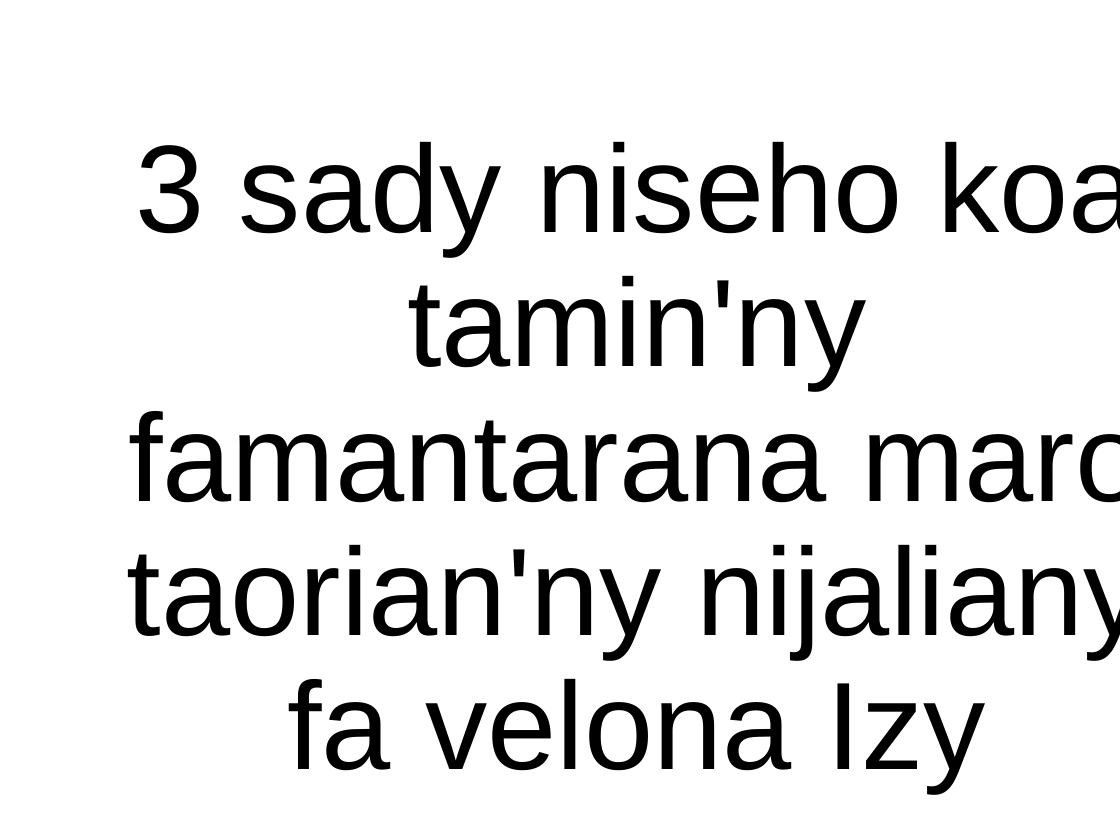
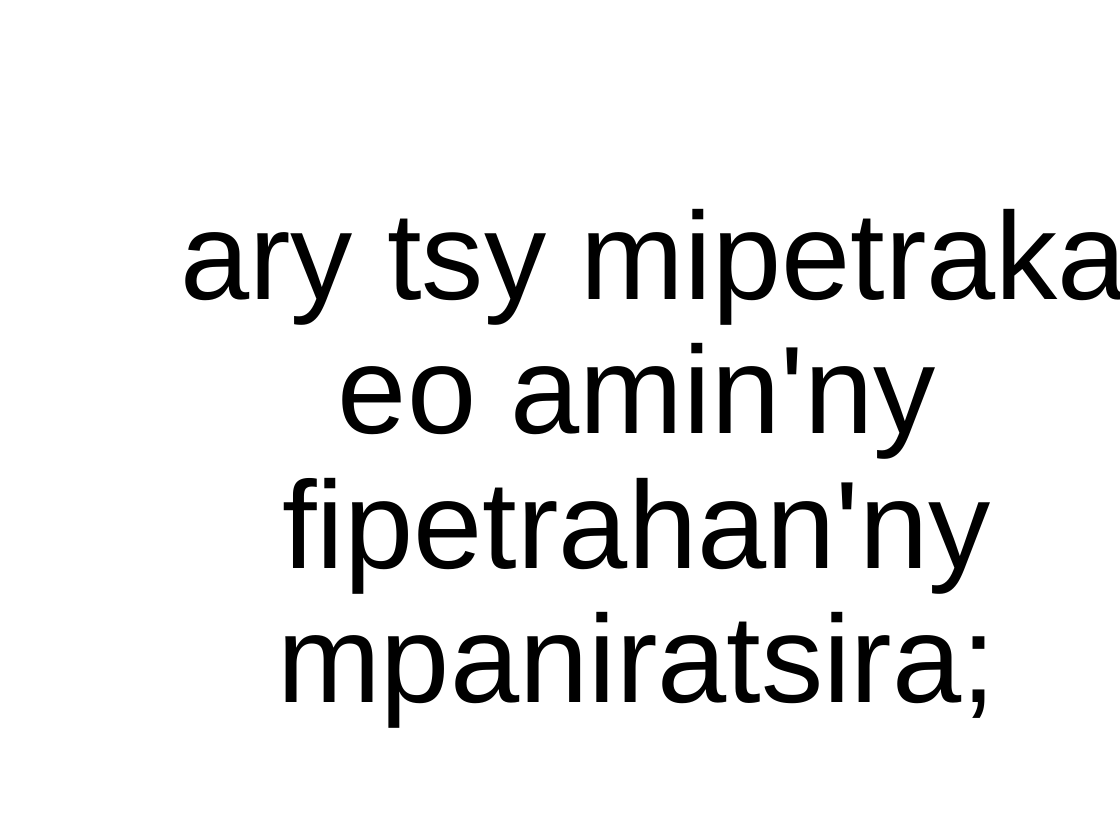
Before and after one commit to tsioryrovantsoa/baiboly-to-powerpoint, a slide deck: slide 4 of test.pptx. Drawn at 1120x840 pixels with LibreOffice and Linux fonts; fonts in the diff are those of the drawing; background and template pictures are left out. Boxes give left, top, right and bottom in pixels: in the first picture for what was removed or moved away, otherwise in the second. Text is boxed around its words. In the diff, an @@ line names an element or a change of style, - is before the commit and + after.

```diff
--- a/test.pptx
+++ b/test.pptx
@@ title at (x1=180, y1=208, x2=1120, y2=725): text changed @@
-3 sady niseho koa tamin'ny famantarana maro taorian'ny nijaliany fa velona Izy
+ary tsy mipetraka eo amin'ny fipetrahan'ny mpaniratsira;
```
Also in this commit, not shown: 6 other slides changed, 4 slides added, 5 slides removed, 3 other files.
